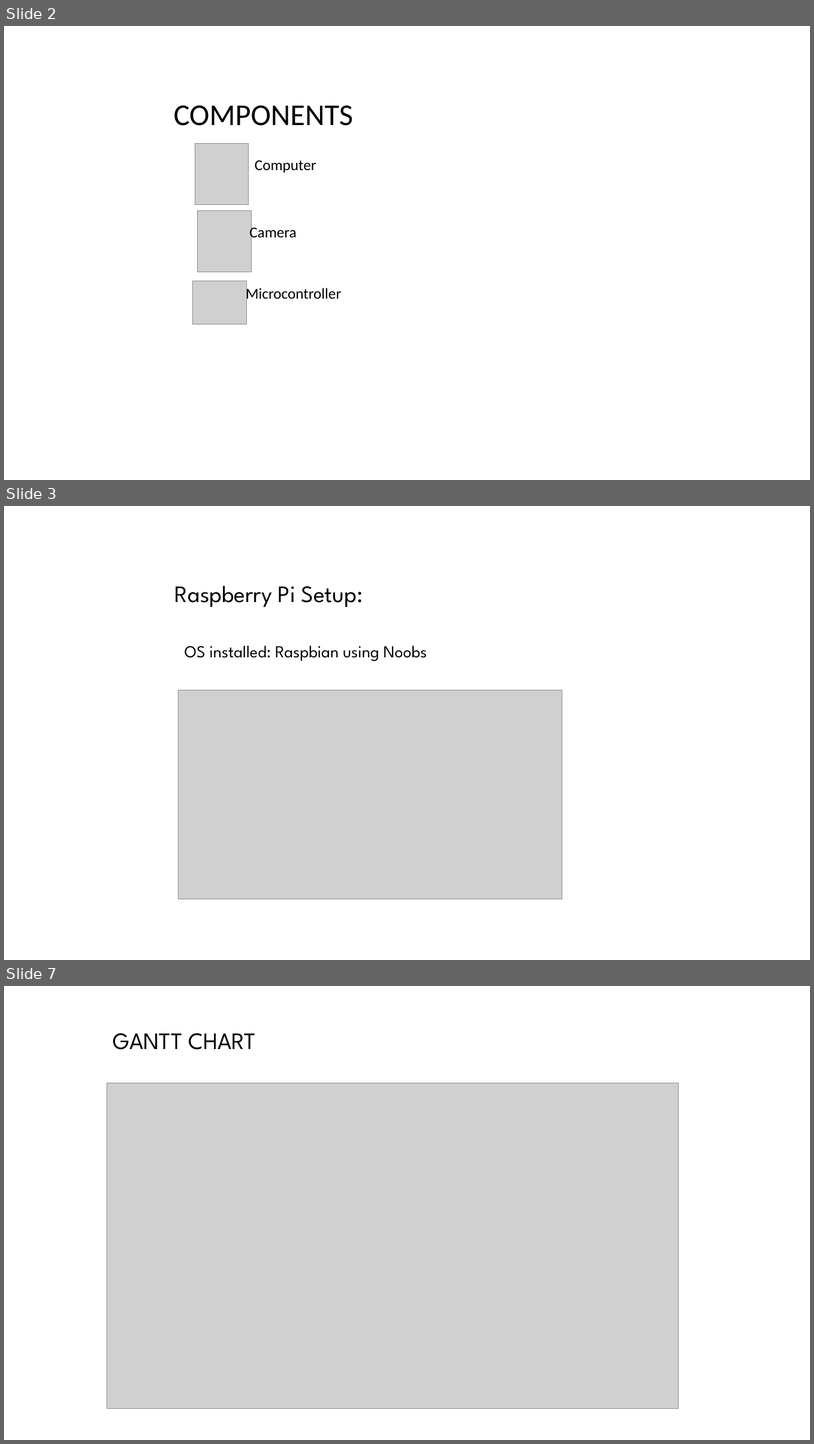
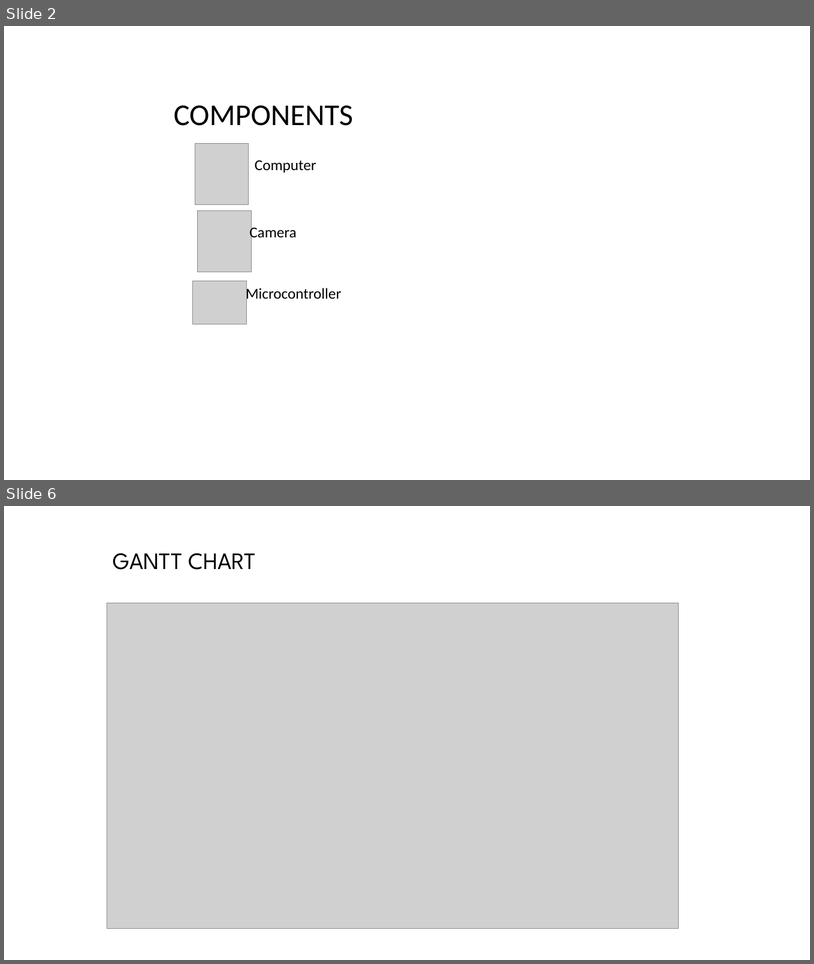
Before and after one commit to tapuzaman/cse299, a slide deck: Presentations/Security Buddy_1.ppt. Shown one above the other, each under a label of ours: slides 2, 3 and 7 before the commit, slides 2 and 6 after it; the slides between them are not shown. The pictures are 814x1444 and 814x964 pixels, drawn with LibreOffice and Linux fonts; fonts in the diff are those of the drawing; grey boxes stand for pictures; background and template pictures are left out. Boxes give left, top, right and bottom in pixels: in the first picture for what was removed or moved away, otherwise in the second. Text is boxed around its words. In the diff, an @@ line names an element or a change of style, - is before the commit and + after.

```diff
--- a/Presentations/Security Buddy_1.ppt
+++ b/Presentations/Security Buddy_1.ppt
@@ slide 3 removed at <box>4,506,810,960</box>, background picture (left out) @@
@@ text removed at <box>175,586,363,607</box> @@
-Raspberry Pi Setup:
@@ text removed at <box>185,645,428,661</box> @@
-OS installed: Raspbian using Noobs
@@ picture removed at <box>178,690,562,898</box> @@
@@ what was slide 7 is now slide 6 @@
```
Also in this commit, not shown: 3 slides added, 3 other slides removed, 1 other file.
